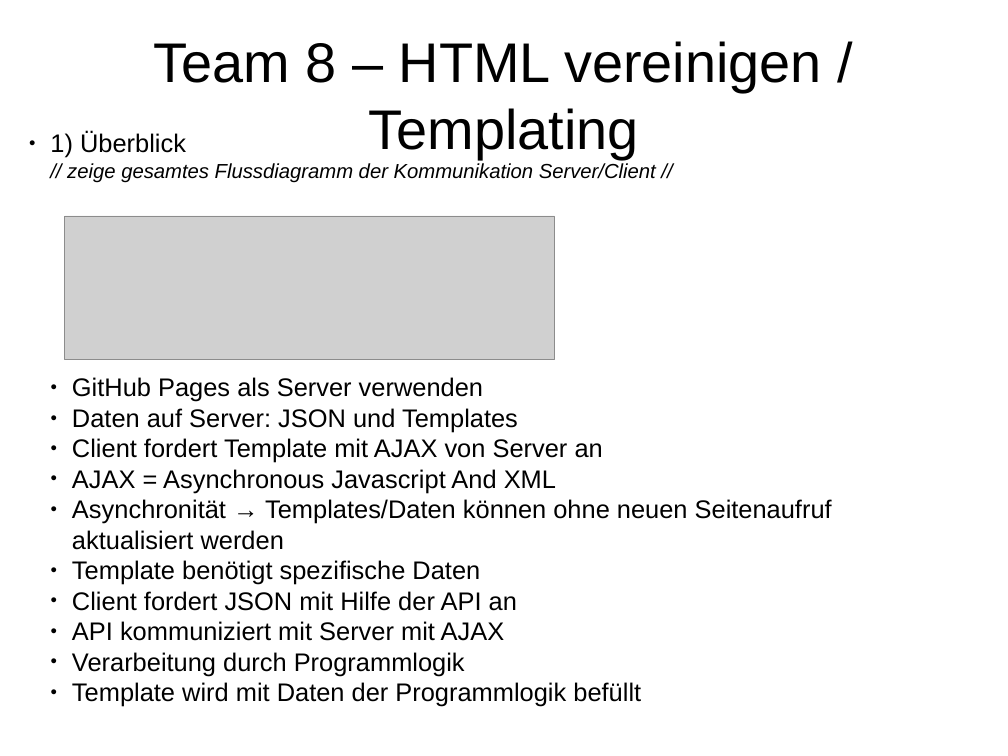
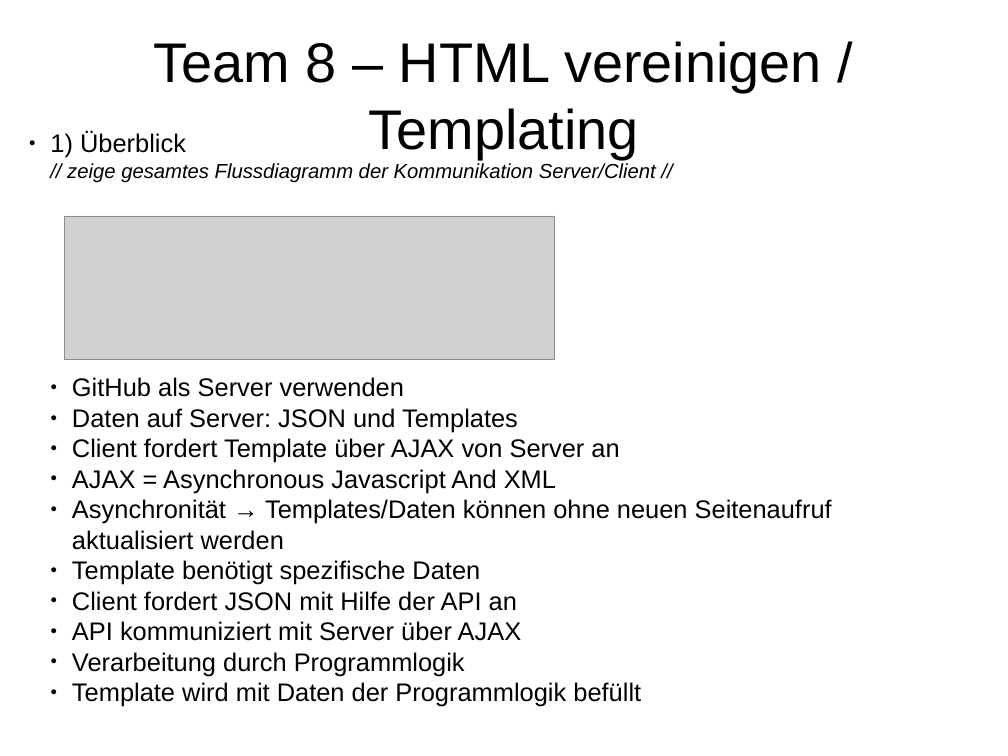
Before and after one commit to jomehr/wba1-2016-backslash, a slide deck: slide 1 of T08-HTML/presentation/T08-Präsi_raw.odp. Drawn at 1008x756 pixels with LibreOffice and Linux fonts; fonts in the diff are those of the drawing; grey boxes stand for pictures. Boxes give left, top, right and bottom in pixels: in the first picture for what was removed or moved away, otherwise in the second. Text is boxed around its words. In the diff, an @@ line names an element or a change of style, - is before the commit and + after.

```diff
--- a/T08-HTML/presentation/T08-Präsi_raw.odp
+++ b/T08-HTML/presentation/T08-Präsi_raw.odp
@@ subtitle at box(72, 377, 404, 397): text changed @@
-  ● GitHub Pages als Server verwenden
+  ● GitHub als Server verwenden
@@ subtitle at box(72, 438, 619, 463): text changed @@
-  ● Client fordert Template mit AJAX von Server an
+  ● Client fordert Template über AJAX von Server an
@@ subtitle at box(72, 621, 522, 641): text changed @@
-  ● API kommuniziert mit Server mit AJAX
+  ● API kommuniziert mit Server über AJAX
```
Also in this commit, not shown: 4 other slides changed, 1 other file.
